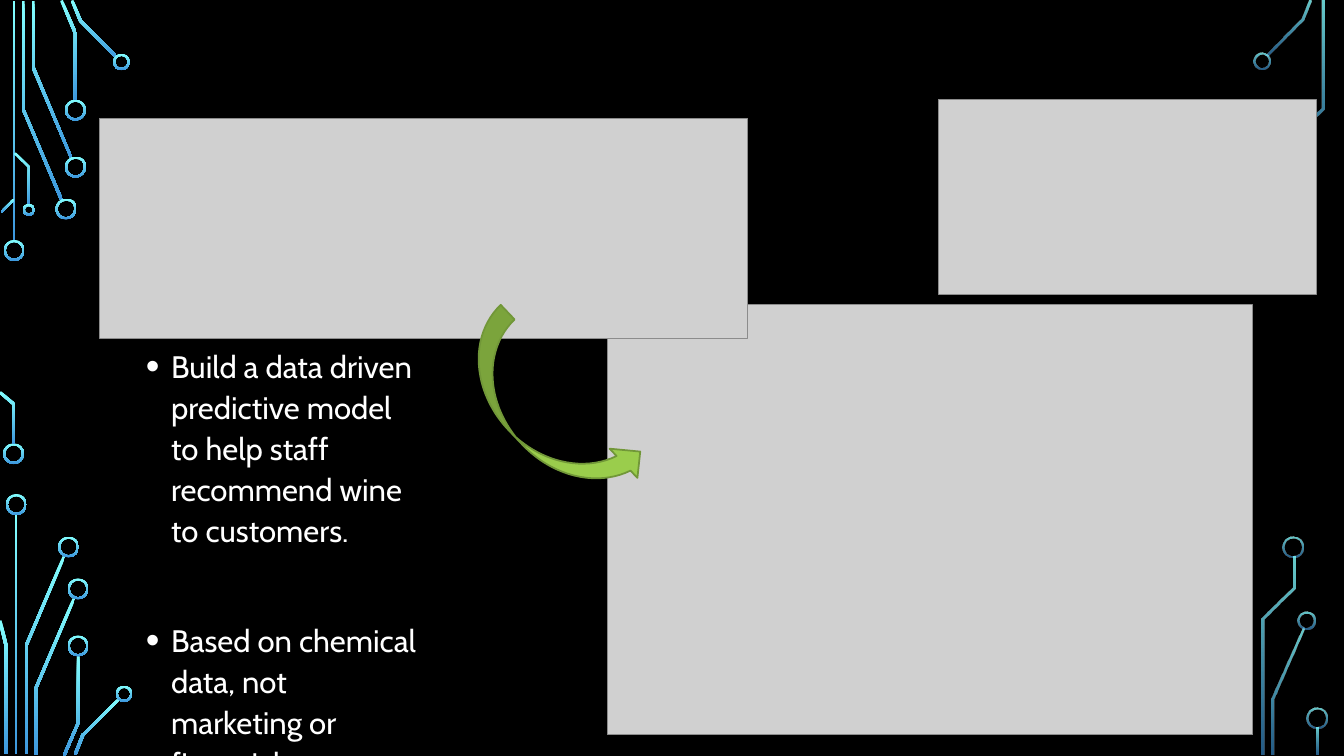
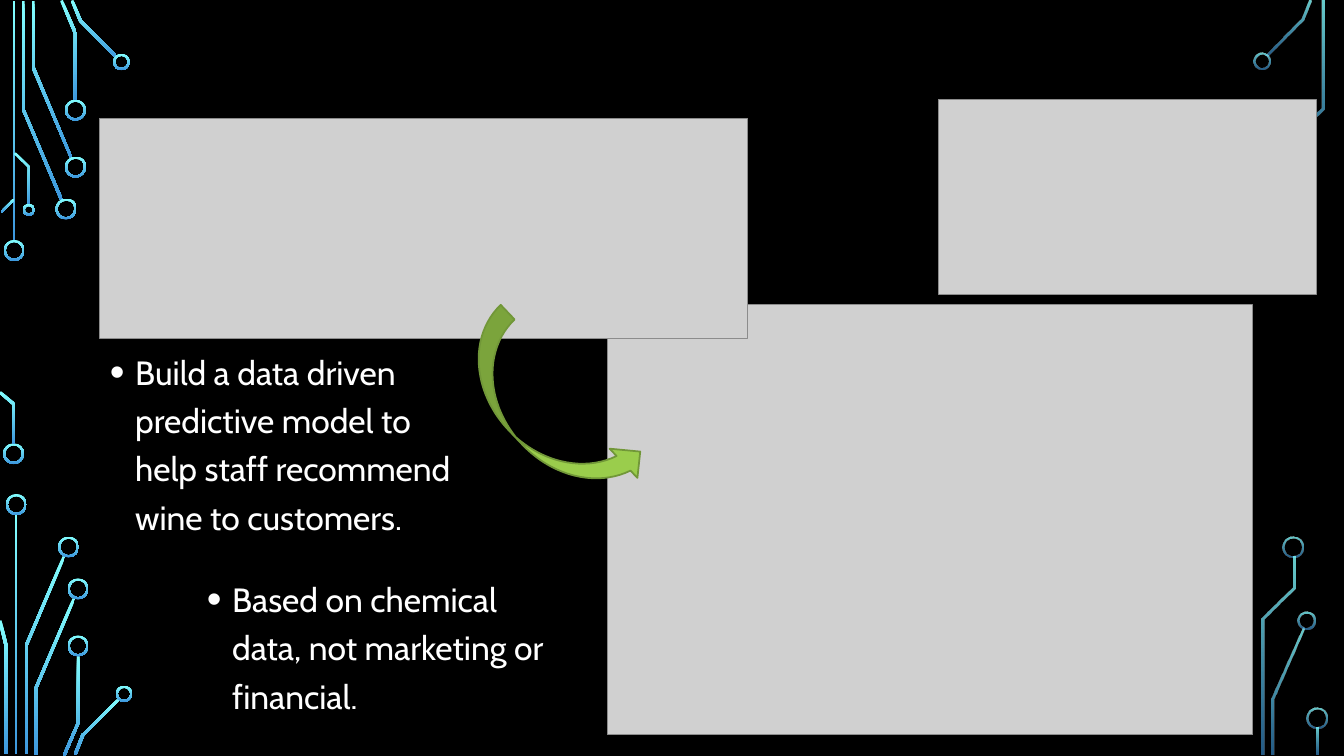
Before and after one commit to JackDaedalus/DBSCA_DataAndWebMining, a slide deck: slide 3 of Data and Web Mining CA Presentation Madsen Finnegan cf v1-0 260120.pptx. Drawn at 1344x756 pixels with LibreOffice and Linux fonts; fonts in the diff are those of the drawing; grey boxes stand for pictures; background and template pictures are left out. Boxes give left, top, right and bottom in pixels: in the first picture for what was removed or moved away, otherwise in the second. Text is boxed around its words. In the diff, an @@ line names an element or a change of style, - is before the commit and + after.

Commit message:
PPT updated with Data Exploration phase

```diff
--- a/Data and Web Mining CA Presentation Madsen Finnegan cf v1-0 260120.pptx
+++ b/Data and Web Mining CA Presentation Madsen Finnegan cf v1-0 260120.pptx
@@ text "Build a data driven predictive ...": place and size @@
-text "Build a data driven predictive ..." at [171,354,416,742]
+text "Build a data driven predictive ..." at [135,359,451,531]
@@ text "Build a data driven predictive ..." at [135,359,451,531]: size 22.2 to 24 pt; line spacing 1.1 to 1.2 @@
@@ text added at [232,586,543,710], 24 pt, text #FFFFFF @@
+• Based on chemical data, not marketing or financial.
@@ text at [171,628,416,742]: paragraph removed @@
-• Based on chemical data, not marketing or financial.
```
Also in this commit, not shown: 1 other slide changed, 3 other files.
